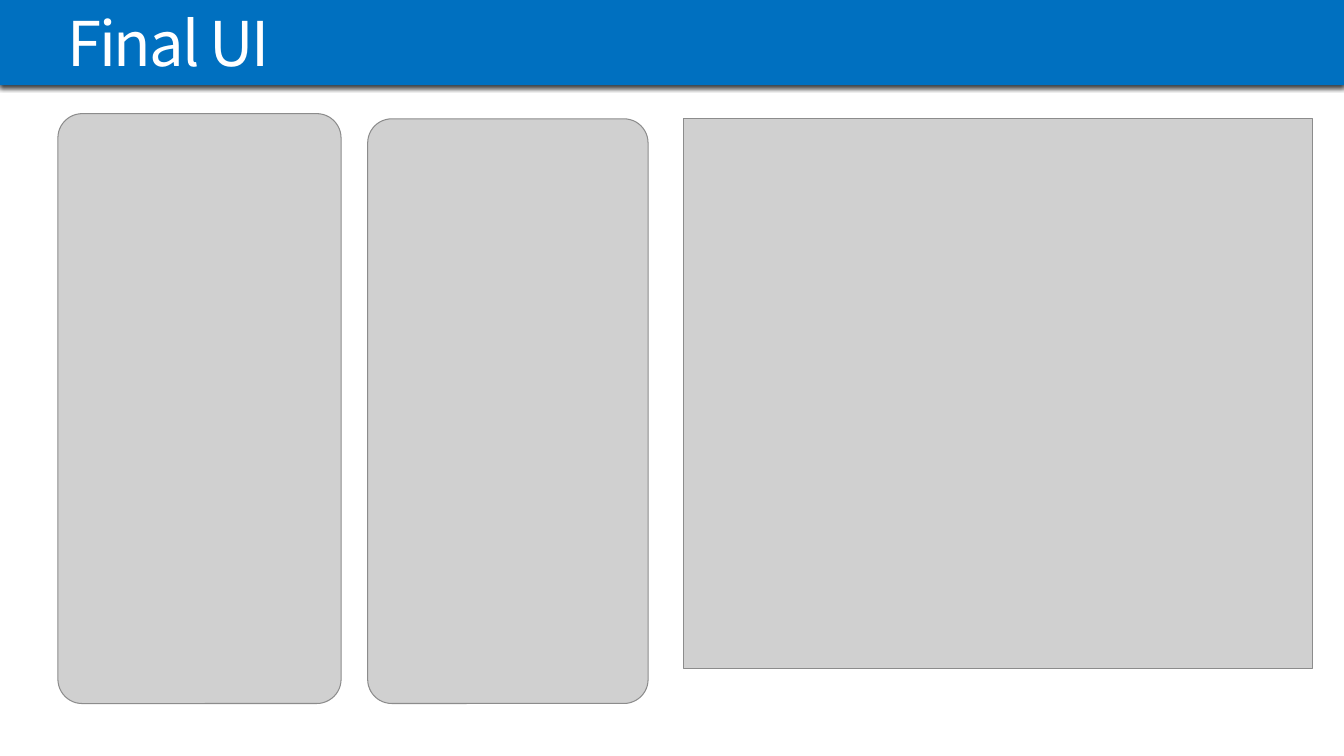
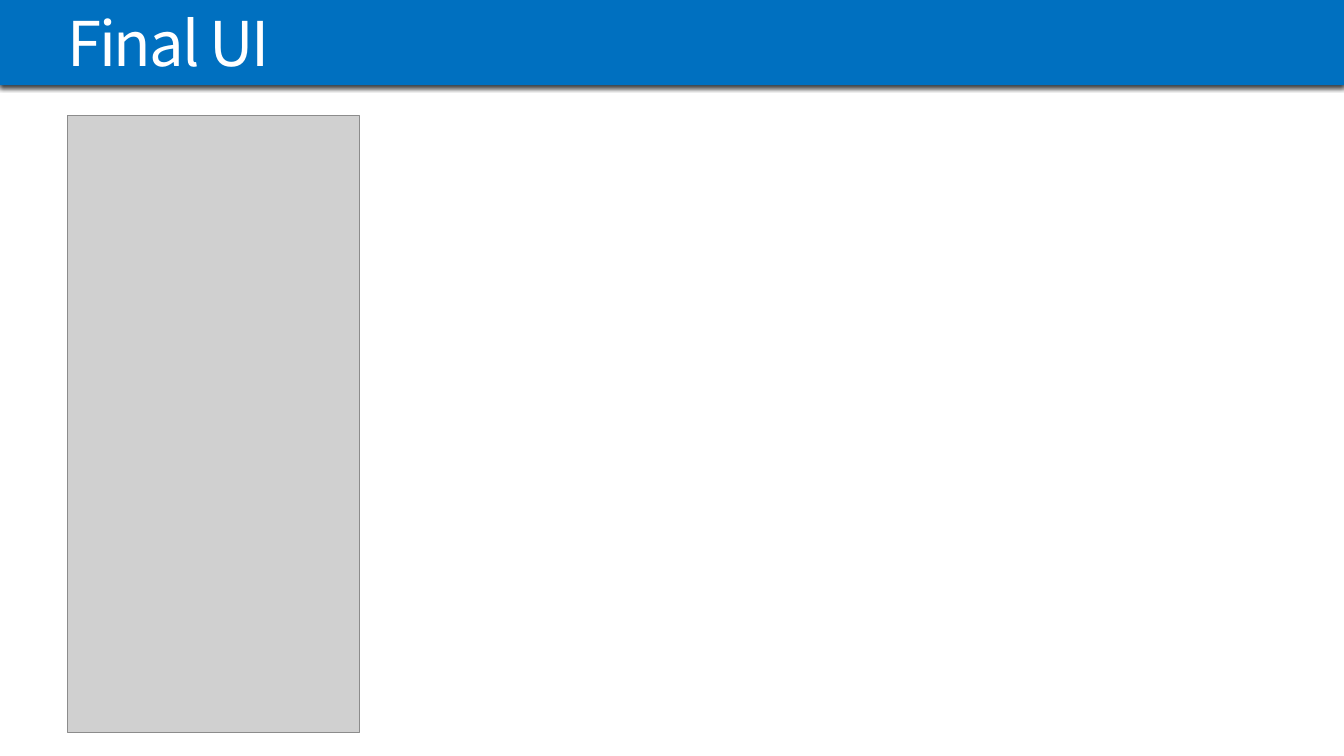
Before and after one commit to traitet/flutterep51, a slide deck: slide 6 of PowerPoint/FLUTTER_EP57.pptx (slide 8 before the commit). Drawn at 1344x756 pixels with LibreOffice and Linux fonts; fonts in the diff are those of the drawing; grey boxes stand for pictures. Boxes give left, top, right and bottom in pixels: in the first picture for what was removed or moved away, otherwise in the second. Text is boxed around its words. In the diff, an @@ line names an element or a change of style, - is before the commit and + after.

```diff
--- a/PowerPoint/FLUTTER_EP57.pptx
+++ b/PowerPoint/FLUTTER_EP57.pptx
@@ picture: place and size @@
-picture at <box>57,114,341,704</box>
+picture at <box>68,116,360,733</box>
@@ picture removed at <box>368,119,648,704</box> @@
@@ picture removed at <box>684,119,1313,668</box> @@
```
Also in this commit, not shown: 4 other slides changed, 1 slide added, 3 slides removed.
